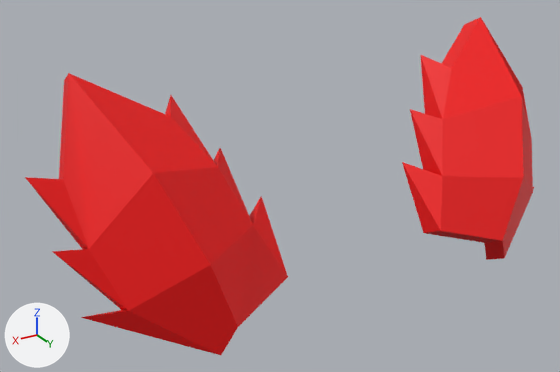
Renders of the glTF model Assets/Mesh/Cubiix/Peices/Ears/Fluffy_Ears.gltf from each side of a commit.
The view is the same before and after, from a 50 mm camera at (2.76, 3.54, 7.07) aimed at (0.33, -0.5, 5.05). Every picture has the same lights, and +X, +Y and +Z are marked at lower left. Vertices at the same position are counted once.

Names of what the first picture shows: 'Fluffy_Ears'.
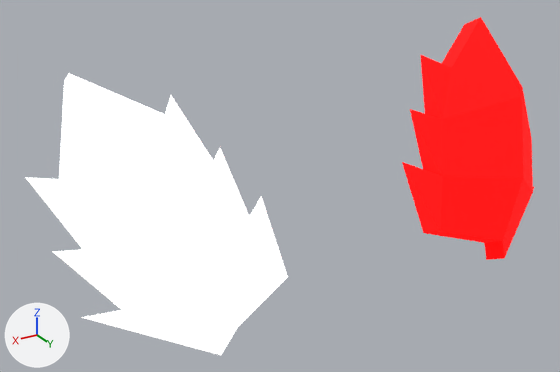
What differs and where, as boxes (x1, y1, x2, y2) in the pictures (560 x 372 px):
'Fluffy_Ears', surface changed
    both: (25, 17, 534, 355)
part 1 of me_plane_022, surface changed (red to white)
    both: (25, 73, 288, 355)

Edits to the bpy script that builds the scene:
```text
Change mat_material:
    where n0 = _N.new('ShaderNodeBsdfPrincipled'); n0.name = 'Principled BSDF'
    n0.inputs[2].default_value: 0.61 -> 1.0  # 'Roughness'
    add n0.inputs[28].default_value = 1.0  # 'Emission Strength'
    add n3 = _N.new('ShaderNodeTexImage'); n3.name = 'Image Texture.001'
    add n3.image = img_color_palette
    add n3.interpolation = 'Closest'
    where n2 = _N.new('ShaderNodeTexImage'); n2.name = 'Image Texture'
    remove _L.new(n2.outputs[0], n0.inputs[0])  # 'Color' to 'Base Color'
    add _L.new(n2.outputs[0], n0.inputs[27])  # 'Color' to 'Emission Color'
    add _L.new(n3.outputs[0], n0.inputs[0])  # 'Color' to 'Base Color'
Change me_plane_022:
    where me_plane_022.from_pydata(...)  # 60 vertices, 112 faces; spans x -1.92..1.92, y -0.9..0.21, z 4.33..5.93
    used by ob_fluffy_ears; location = (0.0, 0.0, 0.0)
    me_plane_022 part 1: texture (UV) coordinates of 56 of 112 faces, centred in x 0.59..1.81, y -0.74..0.19, z 4.42..5.81, changed; they spanned u 0.75..0.75, v 0.75..0.75 and now span u 0.25..0.25, v 0.75..0.75
```
